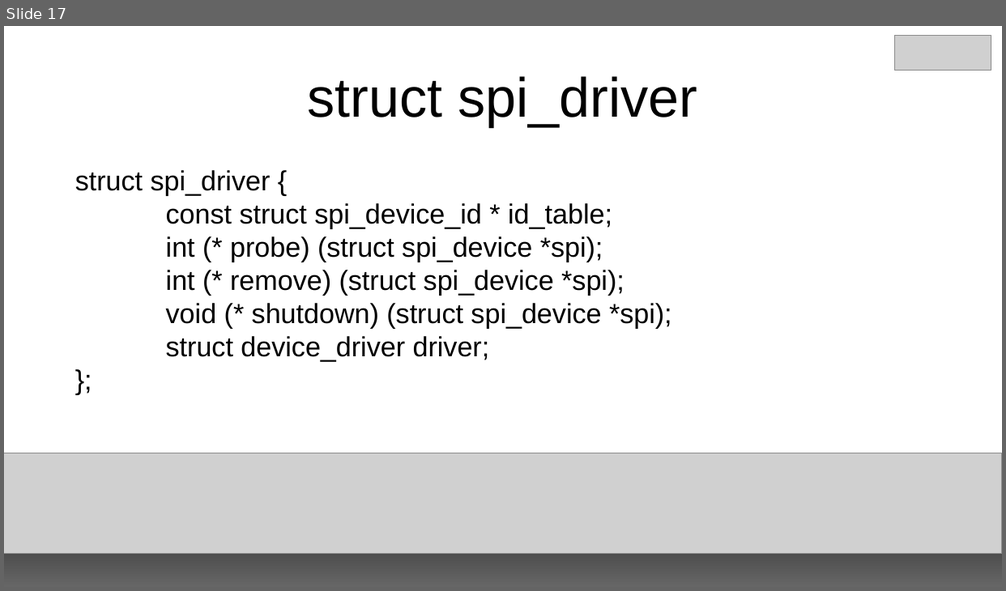
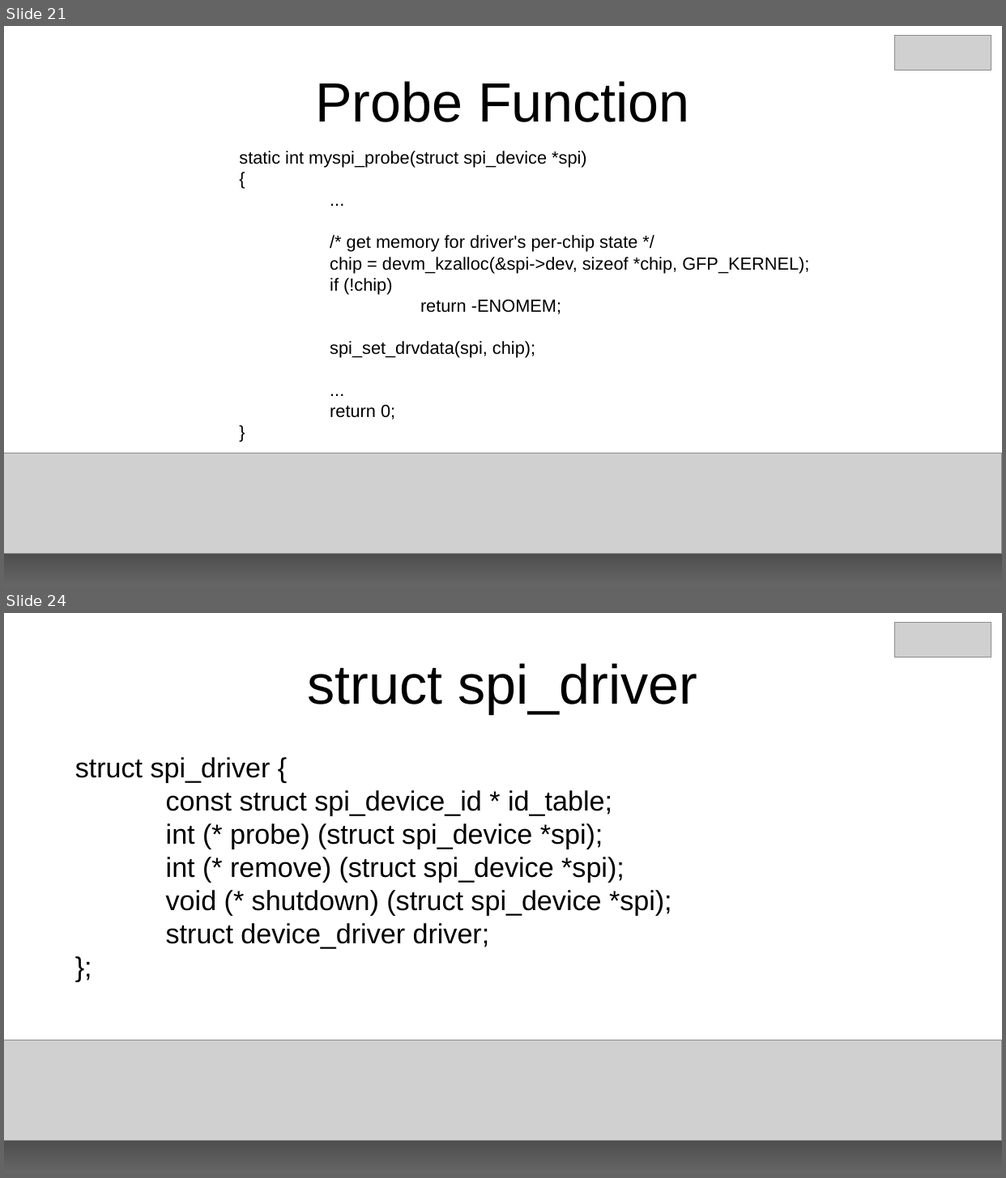
Before and after one commit to e-ale/Slides, a slide deck: building-an-spi-driver.odp. Shown one above the other, each under a label of ours: slide 17 before the commit, slides 21 and 24 after it; the slides between them are not shown. The pictures are 1006x591 and 1006x1178 pixels, drawn with LibreOffice and Linux fonts; fonts in the diff are those of the drawing; grey boxes stand for pictures. Boxes give left, top, right and bottom in pixels: in the first picture for what was removed or moved away, otherwise in the second. Text is boxed around its words. In the diff, an @@ line names an element or a change of style, - is before the commit and + after.

Commit message:
Add probe and devicetable examples
Also reorganize a bit.

```diff
--- a/building-an-spi-driver.odp
+++ b/building-an-spi-driver.odp
@@ slide 21 added at [4, 26, 1002, 587], background #FFFFFF @@
@@ picture added at [895, 35, 991, 71] @@
@@ title added at [315, 81, 690, 122], 44 pt, text #000000 @@
+Probe Function
@@ text added at [239, 151, 809, 420], 14 pt, text #000000 @@
+static int myspi_probe(struct spi_device *spi)
+{
+...
+/* get memory for driver's per-chip state */
+chip = devm_kzalloc(&spi->dev, sizeof *chip, GFP_KERNEL);
+if (!chip)
+return -ENOMEM;
+spi_set_drvdata(spi, chip);
+...
+return 0;
+}
@@ rectangle added at [4, 455, 1002, 587], fill gradient #000000 to #666666 @@
@@ picture added at [4, 454, 1002, 554] @@
@@ what was slide 17 is now slide 24 @@
```
Also in this commit, not shown: 3 slides changed, 4 other slides added.
